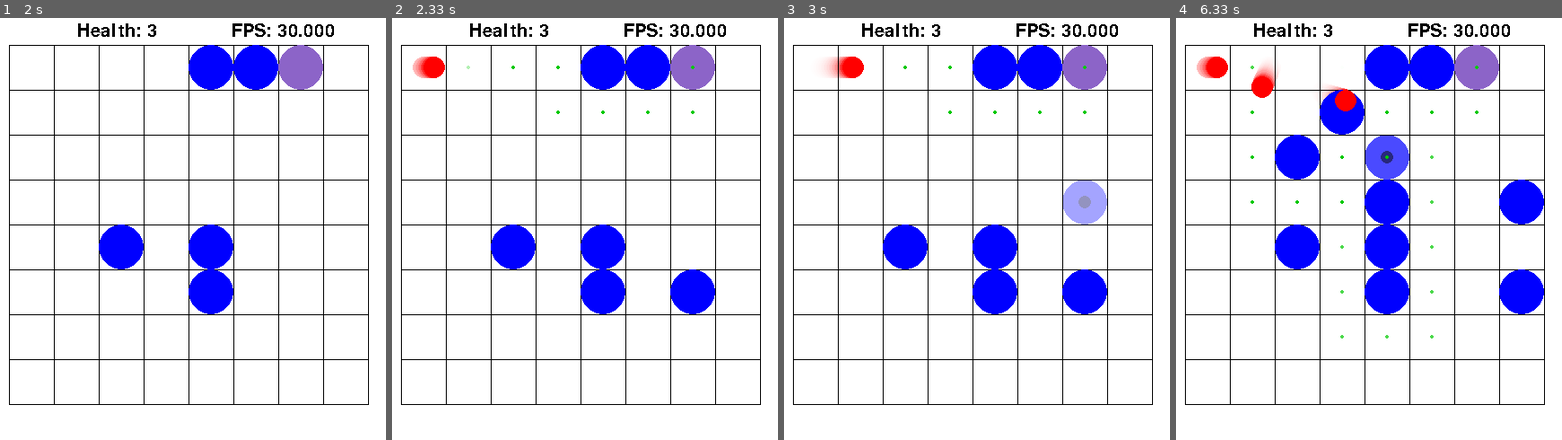
Above: before the commit, frames 1-4 (left to right).
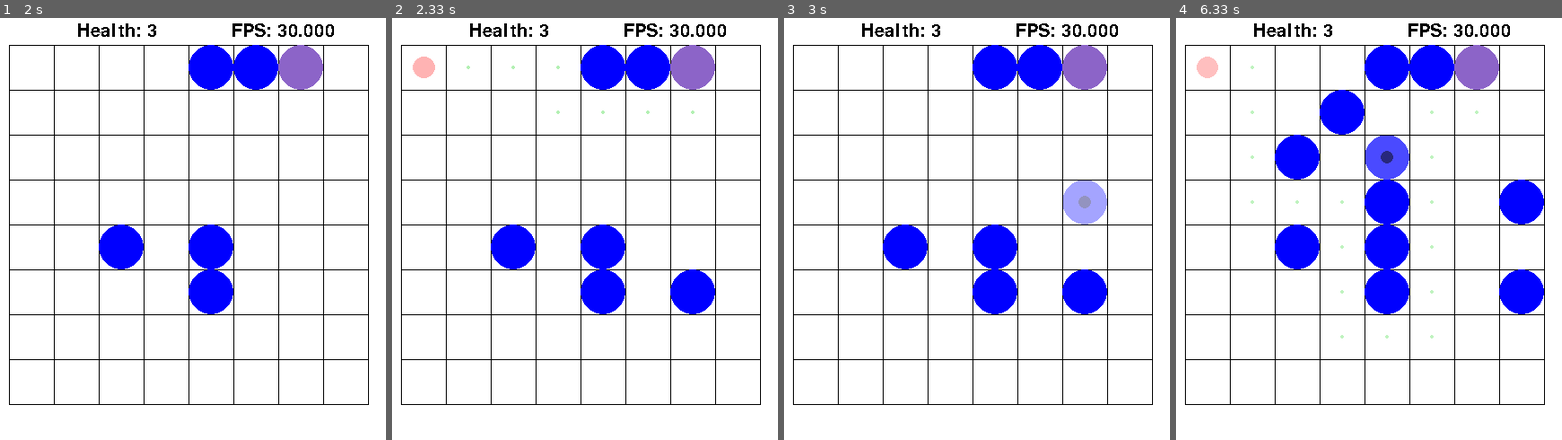
Above: after the commit, the same moments.

Repository: randompast/Tower-Defense-pygame
Game: pygame game, started from main.py
Two runs of this game, one before a commit and one after it. Both use one fixed random seed, a clock stepped at 60 frames per second and the inputs below.
Inputs (mouse positions are in pixels of both pictures, inside the frame that each line leads up to):
- Up to frame 1 (2 s): click (193, 229) at 0.38 s; click (100, 233) at 0.72 s; click (250, 81) at 1.05 s; click (200, 85) at 1.38 s; click (196, 275) at 1.72 s
- Up to frame 2 (2.33 s): click (685, 296) at 2.05 s
- Up to frame 3 (3 s): click (1077, 191) at 2.38 s; click (1096, 220) at 2.75 s
- Up to frame 4 (6.33 s): click (1504, 313) at 3.22 s; click (1384, 212) at 3.55 s; click (1284, 153) at 3.88 s; click (1473, 275) at 4.22 s; click (1307, 89) at 4.55 s; click (1504, 224) at 4.88 s; click (1295, 127) at 5.22 s; click (1345, 102) at 5.55 s; click (1396, 161) at 5.88 s; click (1403, 157) at 6.22 s

Frame 1 is identical in both runs. In frame 2, 0.4% of the frame differs, in the area x 6-79%, y 9-23%; in frame 3, 0.5%; in frame 4, 1.1%, in the area x 6-79%, y 9-76%.

Commit message:
adds  shoot and find nearest functions, currently only checking x axis

Diff:
--- a/enemy.py
+++ b/enemy.py
@@ -2,9 +2,10 @@
 from pathing import heapsolve
 import random
 
+
 def enemy_updater(pyg):
     if not pyg.paused and int(pygame.time.get_ticks()/1000) > pyg.enemyTimer + 1:
-        if len( pyg.enemies ) < 5:
+        if len(pyg.enemies) < 5:
             pyg.enemyTimer = int(pygame.time.get_ticks()/1000)
             e = enemy(1, 2, [0, 0])
             e.generate_path(pyg)
@@ -12,7 +13,7 @@
         # else:
         #     pyg.enemies[0].randomize_position(pyg)
         #     pyg.enemies[0].generate_path(pyg)
-    for i,e in enumerate(pyg.enemies):
+    for i, e in enumerate(pyg.enemies):
         if e.touchdown == False:
             e.draw(pyg)
             e.draw_path(pyg)
@@ -21,30 +22,33 @@
         else:
             del pyg.enemies[i]
 
+
 def update_enemy_paths(pyg):
     for e in pyg.enemies:
         e.generate_path(pyg)
+
 
 class enemy():
     def __init__(self, damage, health, pos):
         self.damage = damage
         self.health = health
         self.pos = pos
-        self.size = [5,5]
+        self.size = [5, 5]
         self.touchdown = False
         self.path = []
         self.speed = 0.03
 
     def draw(self, pyg):
-        pyg.grid.draw_circ(pyg, self.pos, [0.5,0.5], 0.5, (255,0,0))
+        pyg.grid.draw_circ(pyg, self.pos, [0.5, 0.5], 0.5, (255, 0, 0))
         # pyg.grid.draw_circ(pyg, self.get_gridpos(), [0.5,0.5], 0.5, (255,0,0))
 
     def get_gridpos(self):
-        r,c = self.pos
+        r, c = self.pos
         return int(c+0.5), int(r+0.5)
 
     def generate_path(self, pyg):
-        self.path = [i[::-1] for i in heapsolve(pyg.grid.grid, self.get_gridpos(), pyg.goal[::-1])]
+        self.path = [
+            i[::-1] for i in heapsolve(pyg.grid.grid, self.get_gridpos(), pyg.goal[::-1])]
         self.prune()
 
     def randomize_position(self, pyg):
@@ -55,8 +59,8 @@
             self.randomize_position(pyg)
 
     def random_walk(self):
-        self.pos[0] += random.uniform(-1,1)*self.speed
-        self.pos[1] += random.uniform(-1,1)*self.speed
+        self.pos[0] += random.uniform(-1, 1)*self.speed
+        self.pos[1] += random.uniform(-1, 1)*self.speed
 
     def distance(self, a, b):
         dx = a[0] - b[0]
@@ -67,13 +71,13 @@
         return self.distance(self.pos, self.path[0])
 
     def velocity(self):
-        if len( self.path ) > 0:
+        if len(self.path) > 0:
             dx = self.path[0][0] - self.pos[0]
             dy = self.path[0][1] - self.pos[1]
             d = abs(dx) + abs(dy)
             if d > 0:
                 return [self.speed*dx/d, self.speed*dy/d]
-        return [-10,-10]
+        return [-10, -10]
 
     def prune(self):
         if self.dist() < 1 and len(self.path) > 1:
@@ -83,8 +87,9 @@
 
     def draw_path(self, pyg):
         if self.path != None:
-            for x,y in self.path:
-                pyg.grid.draw_circ(pyg, [x,y], [0.5,0.5], 0.1, (0,200,0,10))
+            for x, y in self.path:
+                pyg.grid.draw_circ(
+                    pyg, [x, y], [0.5, 0.5], 0.1, (0, 200, 0, 10))
 
     def update(self, pyg):
         if self.path[-1][0] == pyg.goal[0] and self.path[-1][1] == pyg.goal[1]:
@@ -95,7 +100,7 @@
             if len(self.path) > 0:
                 v = self.velocity()
                 if sum(v) > -20 and self.dist() > self.speed:
-                    self.pos[0] +=  v[0] #/ pyg.fpscounter.fps
-                    self.pos[1] +=  v[1] #/ pyg.fpscounter.fps
+                    self.pos[0] += v[0]  # / pyg.fpscounter.fps
+                    self.pos[1] += v[1]  # / pyg.fpscounter.fps
                 if len(self.path) > 1 and self.dist() <= self.speed:
                     self.path = self.path[1:]
--- a/tower.py
+++ b/tower.py
@@ -1,10 +1,39 @@
 import pygame
 from enemy import update_enemy_paths
+
+
+class tower():
+    def __init__(self, damage, health, pos, speed, range):
+        self.damage = damage
+        self.health = health
+        self.pos = pos
+        self.speed = speed
+        self.range = range
+
+    def draw(self, pyg):
+        pyg.grid.draw_circ(pyg, self.pos, [0.5, 0.5], 1, (0, 0, 255))
+
+    def shoot(self, pyg, enemy_index):
+        if not pyg.paused and int(pygame.time.get_ticks()/1000):
+            print('shooting enemy')
+            pyg.enemies[enemy_index].health = pyg.enemies[enemy_index].health - self.damage
+            if pyg.enemies[enemy_index].health < 1:
+                print('enemy as been destroyed')
+                del pyg.enemies[enemy_index]
+            # find nearest enemy
+
+    def find_nearest_enemy(self, pyg):
+        for enemy_index, e in enumerate(pyg.enemies):
+            print(self.pos)
+            print(enemy_index)
+            if self.range > (self.pos[0] - pyg.enemies[enemy_index].pos[0]):
+                self.shoot(pyg, enemy_index)
+
 
 def tower_spawner(pyg, gpos):
     if pyg.grid.inbounds(gpos):
         if pyg.grid.grid[gpos[1]][gpos[0]] == 0:
-            pyg.towers += [tower(1, 2, gpos)]
+            pyg.towers += [tower(1, 1, gpos, 1, 2)]
             pyg.grid.grid[gpos[1]][gpos[0]] = 1
             update_enemy_paths(pyg)
         else:
@@ -17,19 +46,8 @@
                     update_enemy_paths(pyg)
                     return
 
+
 def tower_updater(pyg):
     for i, tower in enumerate(pyg.towers):
         tower.draw(pyg)
-
-class tower():
-    def __init__(self, damage, health, pos):
-        self.damage = damage
-        self.health = health
-        self.pos = pos
-
-    def draw(self, pyg):
-        pyg.grid.draw_circ(pyg, self.pos, [0.5,0.5], 1, (0,0,255))
-
-    def update(self, pyg):
-        # shoot at enemies? create projectiles?
-        pass
+        tower.find_nearest_enemy(pyg)
